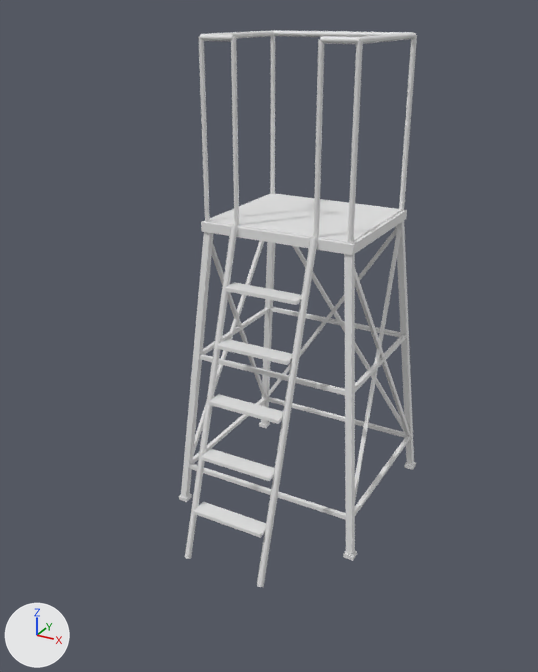
The glTF model apps/desktop/src/view3d/assets/pit/podium-tower-6ft-black-low.glb: old version first, new version second.
Rendered twice from a camera (50 mm lens) standing at (1.83, -3.79, 2.91) and looking at (0.0, -0.46, 1.25). The lights are fixed; the arrows at lower left show +X, +Y and +Z. The first picture is the older version. Materials are left out; every surface is plain grey. Where no turn or scale is listed for an object, it has been applied to the vertices. Vertices at exactly the same position are counted once.

Names of what the first picture shows: 'powder-black', 'rubber', 'tread'.
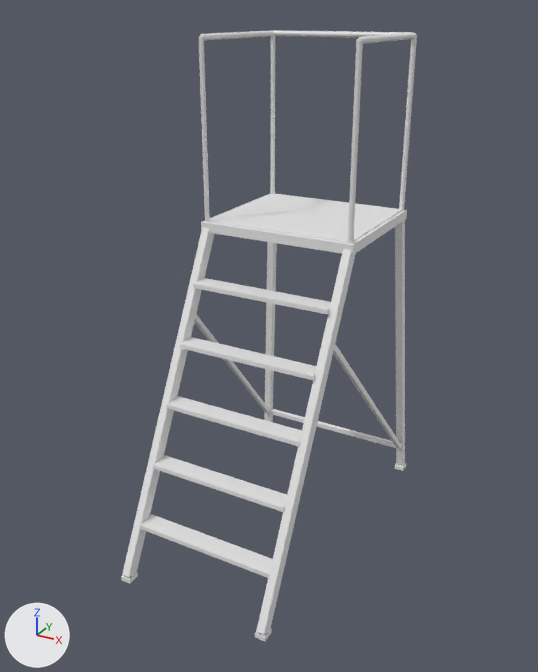
Edits to the bpy script that builds the scene:
```text
Change me_powder_black:
    remove me_powder_black.from_pydata(...)  # 228 vertices, 384 faces; spans x -0.6..0.6, y -1.01..0.55, z -0.01..2.79
    add me_powder_black.from_pydata(...)  # 104 vertices, 180 faces; spans x -0.54..0.54, y -1.32..0.51, z 0.01..2.79
    me_powder_black part 1: the loose piece of 8 vertices spanning x -0.6..-0.41, y 0.36..0.55, z 0.02..1.77 is multiplied about its middle by the matrix ((0.999, 0.003, -0.032), (-0.002, 1.0, 0.024), (0.032, -0.024, 0.999)), then moved by (0.03, -0.02, 0.0)
    me_powder_black part 2: the loose piece of 8 vertices spanning x -0.51..-0.48, y -0.44..0.44, z 0.99..1.02 is turned 62.5 degrees about the x axis through its middle and scaled by 2.23, then moved by (0.07, -0.83, -0.1)
    me_powder_black part 3: the loose piece of 8 vertices spanning x -0.57..-0.42, y -0.52..0.39, z 0.24..1.73 is multiplied about its middle by the matrix ((-0.901, 0.203, 0.013), (-0.202, -0.886, -0.168), (-0.024, -0.167, 0.908)), then moved by (0.03, -0.01, -0.21)
    me_powder_black part 4: the loose piece of 8 vertices spanning x 0.41..0.6, y 0.36..0.55, z 0.02..1.77 is multiplied about its middle by the matrix ((0.999, -0.003, 0.032), (0.002, 1.0, 0.024), (-0.032, -0.024, 0.999)), then moved by (-0.03, -0.02, 0.0)
    me_powder_black part 5: the loose piece of 8 vertices spanning x -0.49..0.49, y -0.46..-0.43, z 0.99..1.02 is multiplied about its middle by the matrix ((0.0, 2.0, 0.0), (-0.925, 0.0, -1.773), (-1.773, 0.0, 0.925)), then moved by (0.43, -0.39, -0.1)
    me_powder_black part 6: the loose piece of 8 vertices spanning x 0.42..0.57, y -0.52..0.39, z 0.24..1.73 is multiplied about its middle by the matrix ((-0.901, -0.203, -0.013), (0.202, -0.886, -0.168), (0.024, -0.167, 0.908)), then moved by (-0.03, -0.01, -0.21)
    me_powder_black part 7: a new loose piece, a box spanning x -0.522..0.522, y 0.451..0.481, z 0.165..0.195
    me_powder_black part 8: 14 loose pieces with 112 vertices, spanning x -0.6..0.6, y -1.01..0.52, z -0.01..1.84, are deleted
    me_powder_black part 9: 20 vertices removed from x -0.26..0.26, y -0.4..-0.37, z 1.82..2.79
Change me_rubber:
    remove me_rubber.from_pydata(...)  # 32 vertices, 48 faces; spans x -0.609..0.609, y -0.558..0.558, z 0.0..0.025
    add me_rubber.from_pydata(...)  # 32 vertices, 48 faces; spans x -0.552..0.552, y -1.326..0.521, z 0.0..0.025
    me_rubber part 10: the loose piece of 8 vertices spanning x -0.609..-0.549, y -0.558..-0.498, z 0.0..0.025 is scaled about its middle by (1, 1.17, 1), then moved by (0.057, 1.014, 0.0)
    me_rubber part 11: the loose piece of 8 vertices spanning x -0.609..-0.549, y 0.498..0.558, z 0.0..0.025 is scaled about its middle by (1, 1.17, 1), then moved by (0.151, -1.819, 0.0)
    me_rubber part 12: the loose piece of 8 vertices spanning x 0.549..0.609, y -0.558..-0.498, z 0.0..0.025 is scaled about its middle by (1, 1.17, 1), then moved by (-0.057, 1.014, 0.0)
    me_rubber part 13: the loose piece of 8 vertices spanning x 0.549..0.609, y 0.498..0.558, z 0.0..0.025 is scaled about its middle by (1, 1.17, 1), then moved by (-0.151, -1.819, 0.0)
Change me_tread:
    remove me_tread.from_pydata(...)  # 48 vertices, 72 faces; spans x -0.44..0.44, y -0.94..0.39, z 0.28..1.83
    add me_tread.from_pydata(...)  # 48 vertices, 72 faces; spans x -0.44..0.44, y -1.19..0.39, z 0.28..1.83
    me_tread part 14: the loose piece of 8 vertices spanning x -0.22..0.22, y -0.94..-0.84, z 0.28..0.3 is scaled about its middle by (1.87, 1.1, 1.25), then moved by (0.0, -0.24, 0.0)
    me_tread part 15: the loose piece of 8 vertices spanning x -0.22..0.22, y -0.85..-0.75, z 0.59..0.61 is scaled about its middle by (1.87, 1.1, 1.25), then moved by (0.0, -0.19, 0.0)
    me_tread part 16: the loose piece of 8 vertices spanning x -0.22..0.22, y -0.75..-0.65, z 0.89..0.91 is scaled about its middle by (1.87, 1.1, 1.25), then moved by (0.0, -0.13, 0.0)
    me_tread part 17: the loose piece of 8 vertices spanning x -0.22..0.22, y -0.65..-0.55, z 1.2..1.22 is scaled about its middle by (1.87, 1.1, 1.25), then moved by (0.0, -0.08, 0.0)
    me_tread part 18: the loose piece of 8 vertices spanning x -0.22..0.22, y -0.55..-0.45, z 1.5..1.52 is scaled about its middle by (1.87, 1.1, 1.25), then moved by (0.0, -0.02, 0.0)
```

Boxes (x1, y1, x2, y2) around the edits, measured in the pictures (538 x 672 px; the box of a moved part takes in the faces that stretch with it):
'powder-black', reshaped (25% wider, 8% taller)
    before: (181, 30, 417, 587)
    after: (122, 30, 417, 634)
'tread', reshaped (26% wider, 12% taller)
    before: (194, 194, 402, 538)
    after: (140, 194, 402, 578)
'rubber', reshaped
    before: (179, 422, 416, 561)
    after: (121, 463, 406, 641)
part 1 of me_powder_black, moved or reshaped
    before: (261, 242, 275, 425)
    after: (264, 242, 277, 422)
part 2 of me_powder_black, moved or reshaped
    before: (203, 307, 269, 355)
    after: (122, 227, 215, 577)
part 3 of me_powder_black, moved or reshaped
    before: (193, 241, 264, 456)
    after: (194, 314, 269, 413)
part 4 of me_powder_black, moved or reshaped
    before: (396, 221, 414, 466)
    after: (395, 220, 405, 467)
part 5 of me_powder_black, moved or reshaped
    before: (199, 354, 345, 395)
    after: (256, 249, 356, 634)
part 6 of me_powder_black, moved or reshaped
    before: (355, 228, 401, 500)
    after: (333, 344, 401, 449)
part 7 of me_powder_black, added
    after: (269, 409, 398, 449)
part 8 of me_powder_black, deleted
    before: (181, 226, 410, 587)
part 9 of me_powder_black, deleted
    before: (199, 34, 359, 238)
part 10 of me_rubber, moved or reshaped (not visible afterwards)
    before: (179, 494, 192, 502)
part 11 of me_rubber, moved or reshaped
    before: (259, 422, 270, 428)
    after: (121, 572, 138, 584)
part 12 of me_rubber, moved or reshaped
    before: (343, 551, 357, 561)
    after: (394, 463, 406, 471)
part 13 of me_rubber, moved or reshaped
    before: (405, 462, 416, 470)
    after: (255, 628, 272, 641)
part 14 of me_tread, moved or reshaped
    before: (194, 502, 266, 538)
    after: (140, 514, 273, 578)
part 15 of me_tread, moved or reshaped
    before: (201, 449, 275, 481)
    after: (153, 455, 287, 512)
part 16 of me_tread, moved or reshaped
    before: (209, 394, 283, 424)
    after: (166, 396, 302, 446)
part 17 of me_tread, moved or reshaped
    before: (217, 339, 292, 365)
    after: (180, 337, 316, 380)
part 18 of me_tread, moved or reshaped
    before: (225, 282, 301, 305)
    after: (193, 278, 331, 314)
